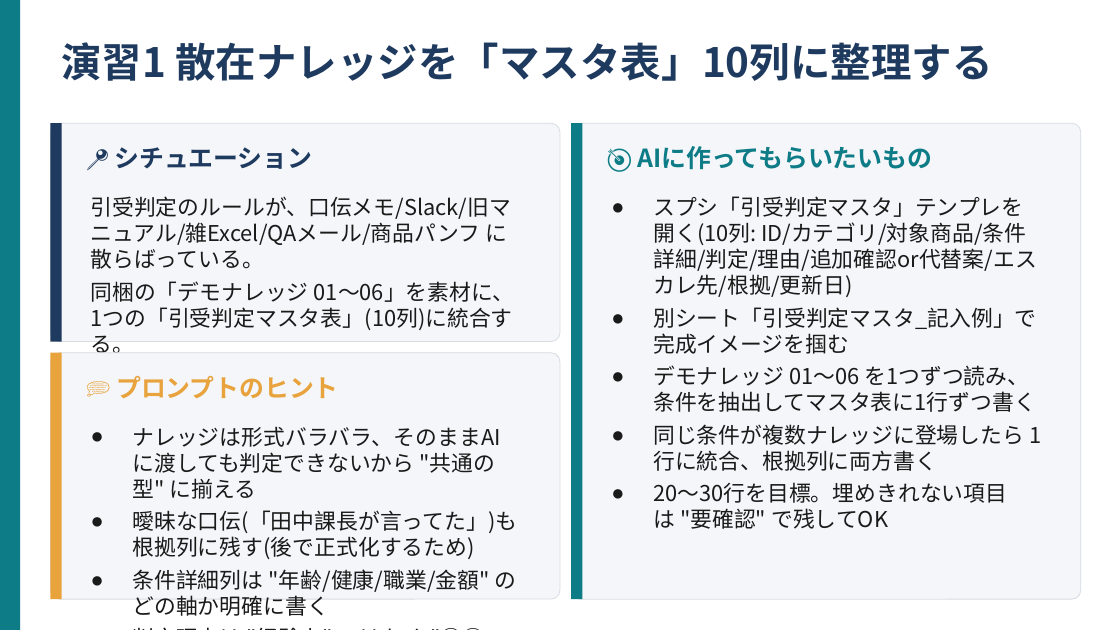
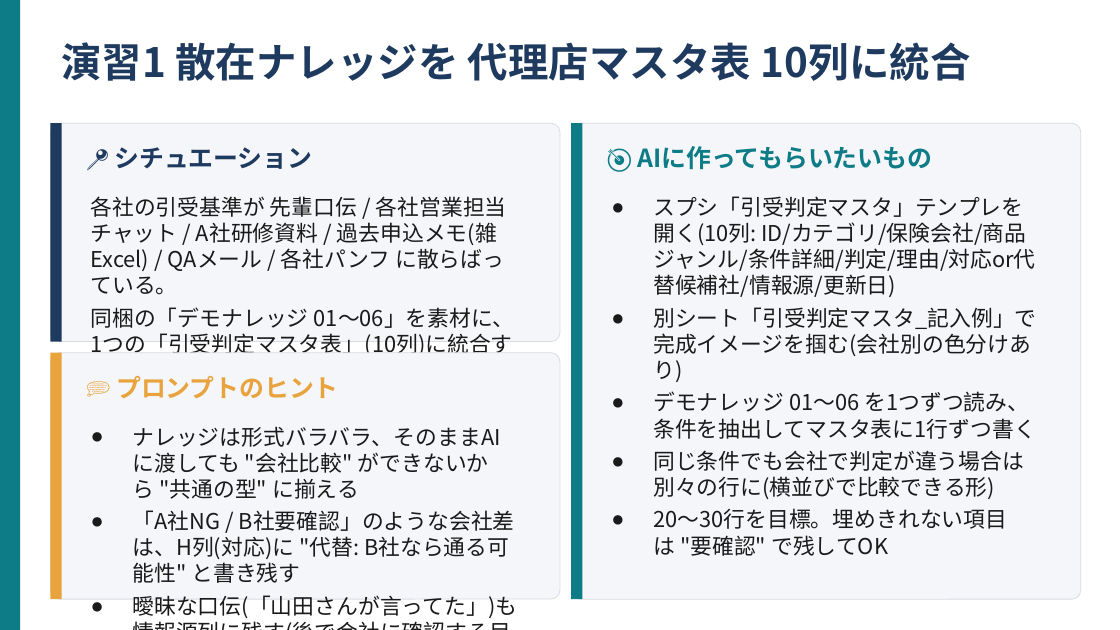
Before and after one commit to kana-story-321/github.io, a slide deck: slide 4 of lecture_pptx/out/s15/ワーク01.pptx. Drawn at 1120x630 pixels with LibreOffice and Linux fonts; fonts in the diff are those of the drawing. Boxes give left, top, right and bottom in pixels: in the first picture for what was removed or moved away, otherwise in the second. Text is boxed around its words. In the diff, an @@ line names an element or a change of style, - is before the commit and + after.

```diff
--- a/lecture_pptx/out/s15/ワーク01.pptx
+++ b/lecture_pptx/out/s15/ワーク01.pptx
@@ text at (61, 42, 971, 81): text changed @@
-演習1 散在ナレッジを「マスタ表」10列に整理する
+演習1 散在ナレッジを 代理店マスタ表 10列に統合
@@ text at (91, 196, 507, 295): text changed @@
-引受判定のルールが、口伝メモ/Slack/旧マニュアル/雑Excel/QAメール/商品パンフ に散らばっている。
+各社の引受基準が 先輩口伝 / 各社営業担当チャット / A社研修資料 / 過去申込メモ(雑Excel) / QAメール / 各社パンフ に散らばっている。
@@ text at (653, 196, 1036, 382): text changed @@
-● スプシ「引受判定マスタ」テンプレを開く(10列: ID/カテゴリ/対象商品/条件詳細/判定/理由/追加確認or代替案/エスカレ先/根拠/更新日)
-● 別シート「引受判定マスタ_記入例」で完成イメージを掴む
+● スプシ「引受判定マスタ」テンプレを開く(10列: ID/カテゴリ/保険会社/商品ジャンル/条件詳細/判定/理由/対応or代替候補社/情報源/更新日)
+● 別シート「引受判定マスタ_記入例」で完成イメージを掴む(会社別の色分けあり)
@@ text at (133, 426, 518, 618): text changed @@
-● ナレッジは形式バラバラ、そのままAIに渡しても判定できないから "共通の型" に揃える
-● 曖昧な口伝(「田中課長が言ってた」)も根拠列に残す(後で正式化するため)
-● 条件詳細列は "年齢/健康/職業/金額" のどの軸か明確に書く
-● 判定理由は "経験上" ではなく "○○のため" と1文で
+● ナレッジは形式バラバラ、そのままAIに渡しても "会社比較" ができないから "共通の型" に揃える
+● 「A社NG / B社要確認」のような会社差は、H列(対応)に "代替: B社なら通る可能性" と書き残す
+● 曖昧な口伝(「山田さんが言ってた」)も情報源列に残す(後で会社に確認する目印)
+● 過去申込結果メモ(雑Excel)の実案件も 情報源として使えると強い
@@ text at (653, 450, 1024, 499): text changed @@
-● 同じ条件が複数ナレッジに登場したら 1行に統合、根拠列に両方書く
+● 同じ条件でも会社で判定が違う場合は 別々の行に(横並びで比較できる形)
```
Also in this commit, not shown: 7 other slides changed, 19 other files.
